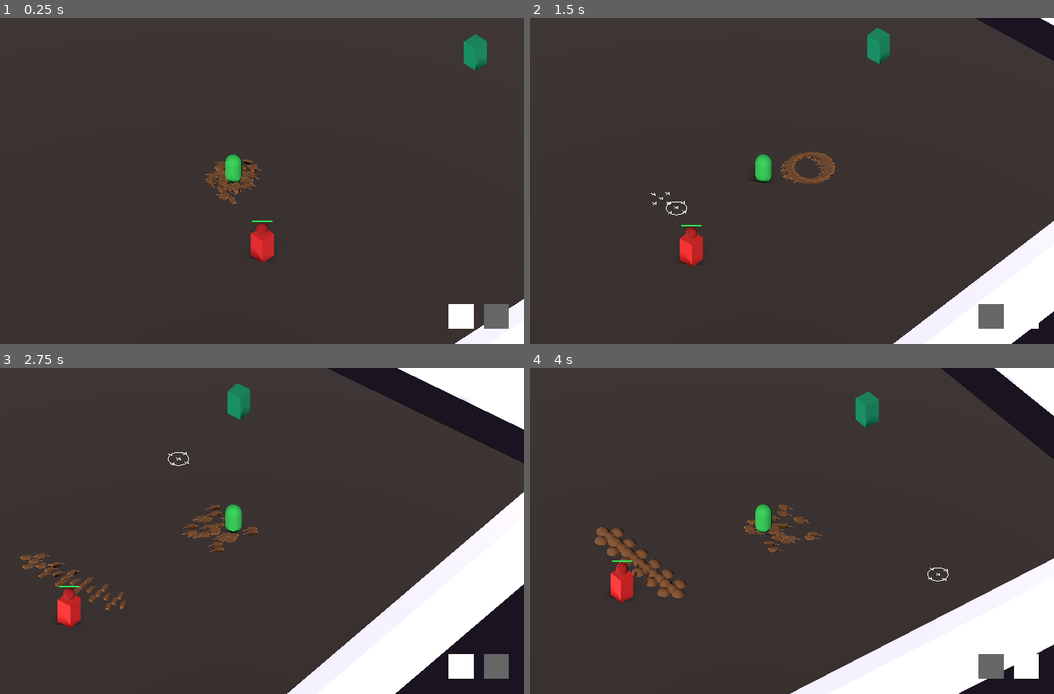
Above: before the commit, frames 1-4 (two rows, left to right).
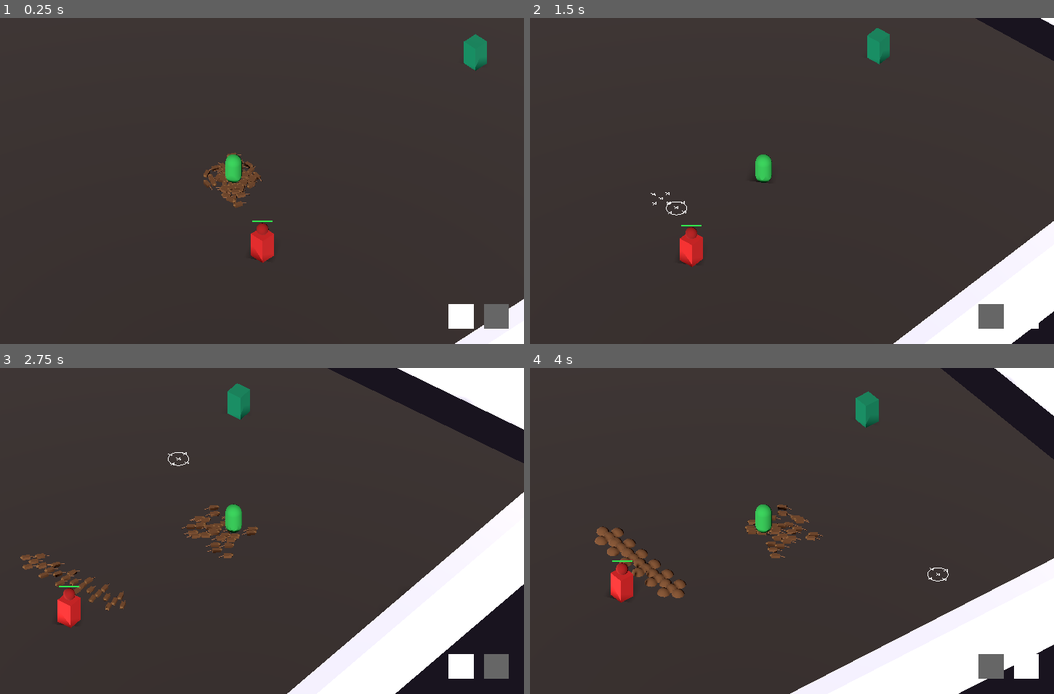
Above: after the commit, the same moments.

Repository: VirtuaIL/ZTGK-Prototyp
Game: Godot game, scene res://scenes/main.tscn
The game is run twice, just before and just after one commit, with the same random seed, the same clock (stepped at 60 frames per second) and the same inputs.
Inputs (mouse positions are in pixels of both pictures, inside the frame that each line leads up to):
- Up to frame 1 (0.25 s): no input
- Up to frame 2 (1.5 s): tap Enter at 0.5 s; move the mouse to (891, 164) at 0.52 s; hold D (move_right) 0.53-1.25 s; hold F (toggle_mode) 0.53-1.25 s; click (891, 164) at 0.67 s; drag from (645, 197) to (734, 246) at 1.27 s
- Up to frame 3 (2.75 s): move the mouse to (293, 459) at 2.02 s; hold D (move_right) from 2.03 s (still down); hold F (toggle_mode) from 2.03 s (still down)
- Up to frame 4 (4 s): release D (move_right) at 2.75 s; release F (toggle_mode) at 2.75 s; drag from (734, 596) to (587, 482) at 2.77 s; move the mouse to (938, 579) at 3.52 s; hold A (move_left) from 3.53 s (still down); hold F (toggle_mode) from 3.53 s (still down)

The runs differ from the first frame. In frame 1, 0.5% of the frame differs, in the area x 38-51%, y 41-59%; in frame 2, 0.5%, in the area x 47-59%, y 40-52%; in frame 3, 0.3%; in frame 4, 0.3%.

Commit message:
tweaked rat number
Should give better experience for the test puzzle

Diff:
--- a/scripts/main.gd
+++ b/scripts/main.gd
@@ -1,6 +1,6 @@
 extends Node3D
 
-const RAT_COUNT := 50
+const RAT_COUNT := 60
 
 enum RatMode { COMBAT, BUILD }
 var current_mode: RatMode = RatMode.COMBAT
